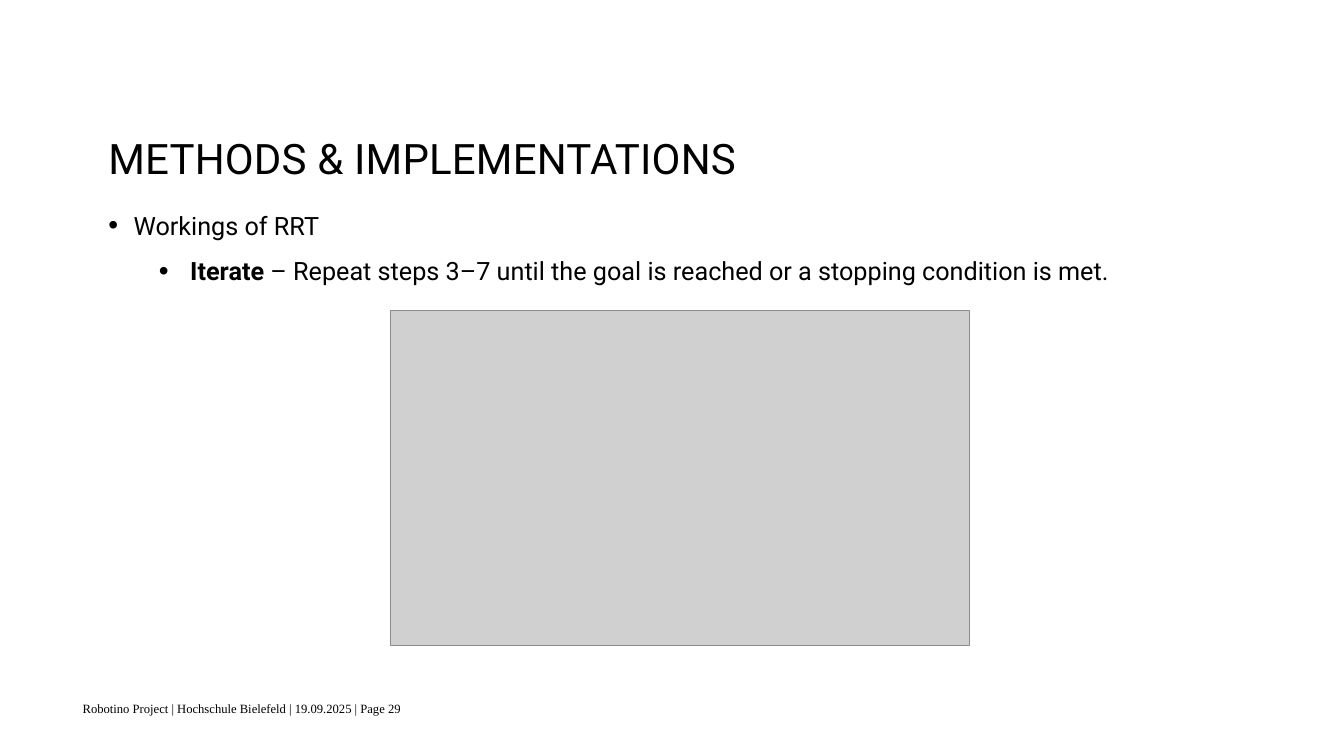
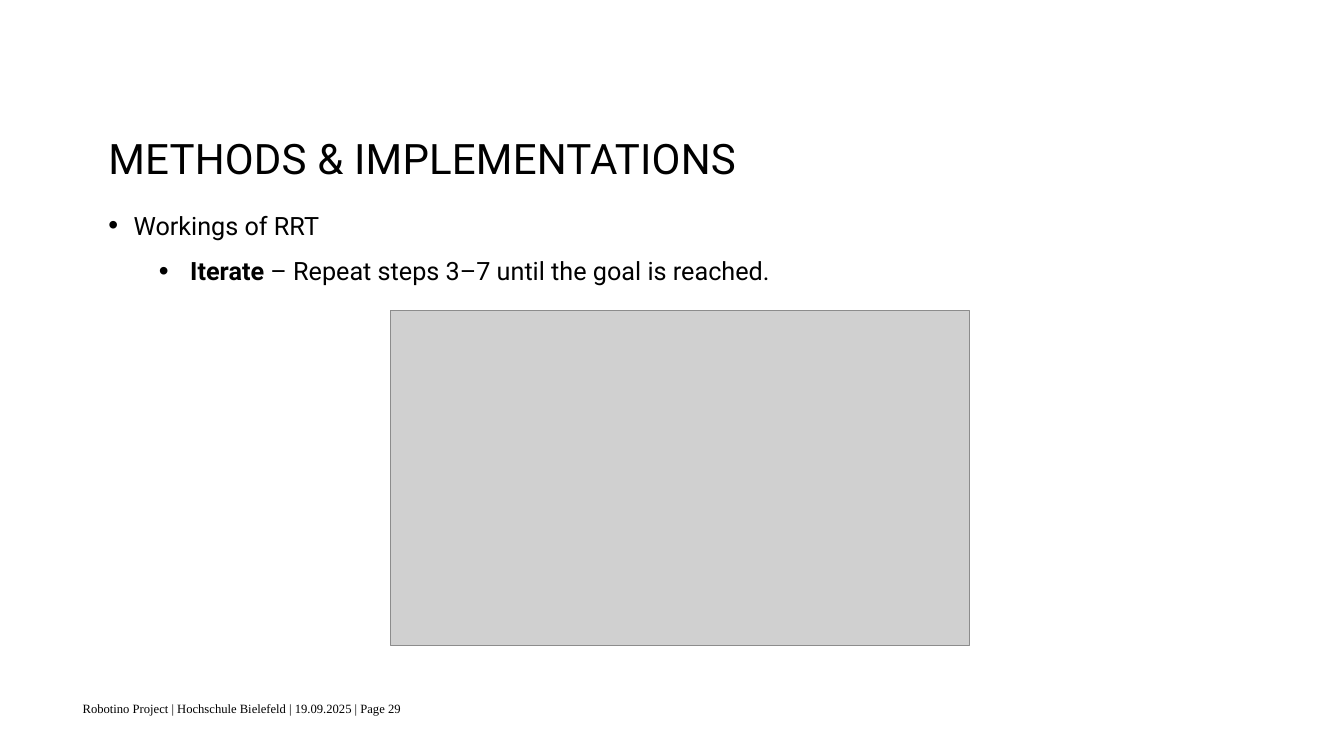
Before and after one commit to surajkarki66/robotino_project, a slide deck: slide 29 of docs/presentation.pptx. Drawn at 1344x756 pixels with LibreOffice and Linux fonts; fonts in the diff are those of the drawing; grey boxes stand for pictures; background and template pictures are left out. Boxes give left, top, right and bottom in pixels: in the first picture for what was removed or moved away, otherwise in the second. Text is boxed around its words. In the diff, an @@ line names an element or a change of style, - is before the commit and + after.

```diff
--- a/docs/presentation.pptx
+++ b/docs/presentation.pptx
@@ text at (x1=190, y1=261, x2=770, y2=286): text changed @@
-  • Iterate – Repeat steps 3–7 until the goal is reached or a stopping condition is met.
+  • Iterate – Repeat steps 3–7 until the goal is reached.
```
Also in this commit, not shown: 15 other slides changed, 1 slide added, 1 other file.
